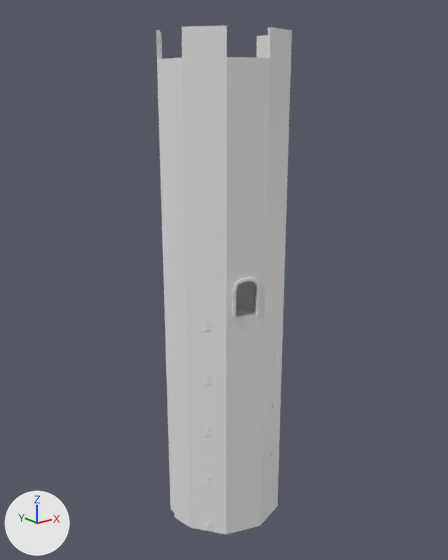
A saved change to the Blender file Assets/Models/Iteration - Levels/Iteration 3/Stairwell.blend.
The view is the same before and after, from a 50 mm lens placed at (-9.88, -12.5, 11.72), pointed at (0.15, 0.03, 6.71). Lighting does not change. The marker at lower left points along +X, +Y and +Z. The first picture is the older version.

Before the edit, the objects in view are built like this:
```python
me_circle_002 = bpy.data.meshes.new('Circle.002')
me_circle_002.from_pydata(...)  # 112 vertices, 70 faces; spans x -0.95..0.95, y -1.0..1.0, z -3.52..4.38
me_circle_004 = bpy.data.meshes.new('Circle.004')
me_circle_004.from_pydata(...)  # 9 vertices, 6 faces; spans x -1.589..-0.687, y -0.167..0.494, z -0.233..0.044
me_circle_006 = bpy.data.meshes.new('Circle.006')
me_circle_006.from_pydata(...)  # 32 vertices, 30 faces; spans x -0.509..-0.089, y -1.008..-0.838, z 0.341..0.932
ob_circle_001 = bpy.data.objects.new('Circle.001', me_circle_002)
ob_circle_001.location = (0.06, -0.05, 5.72)
ob_circle_001.scale = (1.65, 1.65, 1.65)
ob_circle_003 = bpy.data.objects.new('Circle.003', me_circle_004)
ob_circle_003.location = (0.06, -0.05, 6.23)
ob_circle_003.rotation_euler = (0.0, 0.0, 1.363)  # degrees (0, 0, 78)
_m = ob_circle_003.modifiers.new('Array', 'ARRAY')
_m.count = 64
_m.relative_offset_displace = (0.0, 0.0, -0.4)
_m.use_object_offset = True
_m.offset_object = ob_empty
ob_circle_005 = bpy.data.objects.new('Circle.005', me_circle_006)
ob_circle_005.location = (0.06, -0.05, 5.72)
ob_circle_005.scale = (1.65, 1.65, 1.65)
ob_empty = bpy.data.objects.new('Empty', None)
ob_empty.location = (0.0628, -0.047, 6.245)
ob_empty.rotation_euler = (0.0, 0.0, 0.944)  # degrees (0, 0, 54)
```
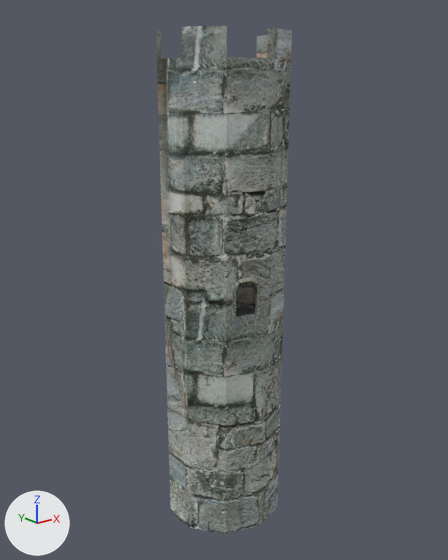
ob_empty is not drawn itself; it is used by a modifier of ob_circle_003.

What differs and where, as boxes [x1, y1, x2, y2] in the pictures (448 x 560 px):
'Circle.003', reshaped (mostly hidden): before [174, 304, 276, 531]; after [175, 306, 275, 531]
part 1 of me_circle_006, recoloured (white to grey): [232, 278, 260, 318] in both
part 2 of me_circle_004, cut back (mostly hidden afterwards): before [174, 320, 276, 531]; after [175, 320, 275, 531]
part 3 of me_circle_004, recoloured: before [203, 304, 275, 525]; after [236, 306, 255, 316]
part 4 of me_circle_002, recoloured (white to grey): [156, 25, 292, 534] in both

What the commit changed:
Picture 'brick-wall-3.png' (img_brick_wall_3_png) is new.
Picture 'Iron - Reversed.png' (img_iron___reversed_png) is new.
Material 'Brick' (mat_brick) is new.
Its texture is img_brick_wall_3_png.
Its roughness is 1.0.
Material 'Stone Dark' (mat_stone_dark) is new.
Its texture is img_iron___reversed_png.
Its roughness is 1.0.
me_circle_006 is used by ob_circle_005; location (0.06, -0.05, 5.72); scale (1.65, 1.65, 1.65).
me_circle_006 had 32 vertices, 30 faces and spanned x -0.509..-0.089, y -1.008..-0.838, z 0.341..0.932.
me_circle_006 now has 32 vertices, 21 faces and spans x -0.509..-0.089, y -1.008..-0.838, z 0.341..0.932.
me_circle_006 part 1: 21 faces spanning x -0.509..-0.089, y -1.008..-0.838, z 0.341..0.932 switch from no material to mat_brick (picture img_brick_wall_3_png).
Edits to the shape of me_circle_006 do not show in these pictures.
me_circle_004 is used by ob_circle_003; location (0.06, -0.05, 6.23); rotation (0.0, 0.0, 1.363), in degrees (0, 0, 78).
me_circle_004 had 9 vertices, 6 faces and spanned x -1.589..-0.687, y -0.167..0.494, z -0.233..0.044.
me_circle_004 now has 388 vertices, 320 faces and spans x -1.589..1.589, y -1.563..1.598, z -6.481..0.044.
me_circle_004 part 2: 3 vertices moved from x -0.718..-0.687, y -0.075..0.223, z -0.136..0.044 to x -0.979..-0.925, y -0.183..0.329, z -0.136..0.044; 3 vertices removed from x -1.52..-0.687, y 0.223..0.494, z -0.233; 382 vertices added at x -1.589..1.589, y -1.563..1.598, z -6.481..-0.055.
me_circle_004 part 3: 2 faces spanning x -1.589..-0.925, y -0.183..0.494, z -0.136..0.044 switch from no material to mat_stone_dark (picture img_iron___reversed_png).
me_circle_002 is used by ob_circle_001; location (0.06, -0.05, 5.72); scale (1.65, 1.65, 1.65).
me_circle_002 had 112 vertices, 70 faces and spanned x -0.95..0.95, y -1.0..1.0, z -3.52..4.38.
me_circle_002 now has 112 vertices, 65 faces and spans x -0.95..0.95, y -1.0..1.0, z -3.52..4.38.
me_circle_002 part 4: 65 faces spanning x -0.95..0.95, y -1.0..1.0, z -3.52..4.38 switch from no material to mat_brick (picture img_brick_wall_3_png).
Edits to the shape of me_circle_002 do not show in these pictures.
Object 'Empty' (ob_empty) is deleted.
Object 'Circle.003' (ob_circle_003) has a ARRAY modifier named 'Array'.
Modifier setting removed (it was offset_object = ob_empty).
